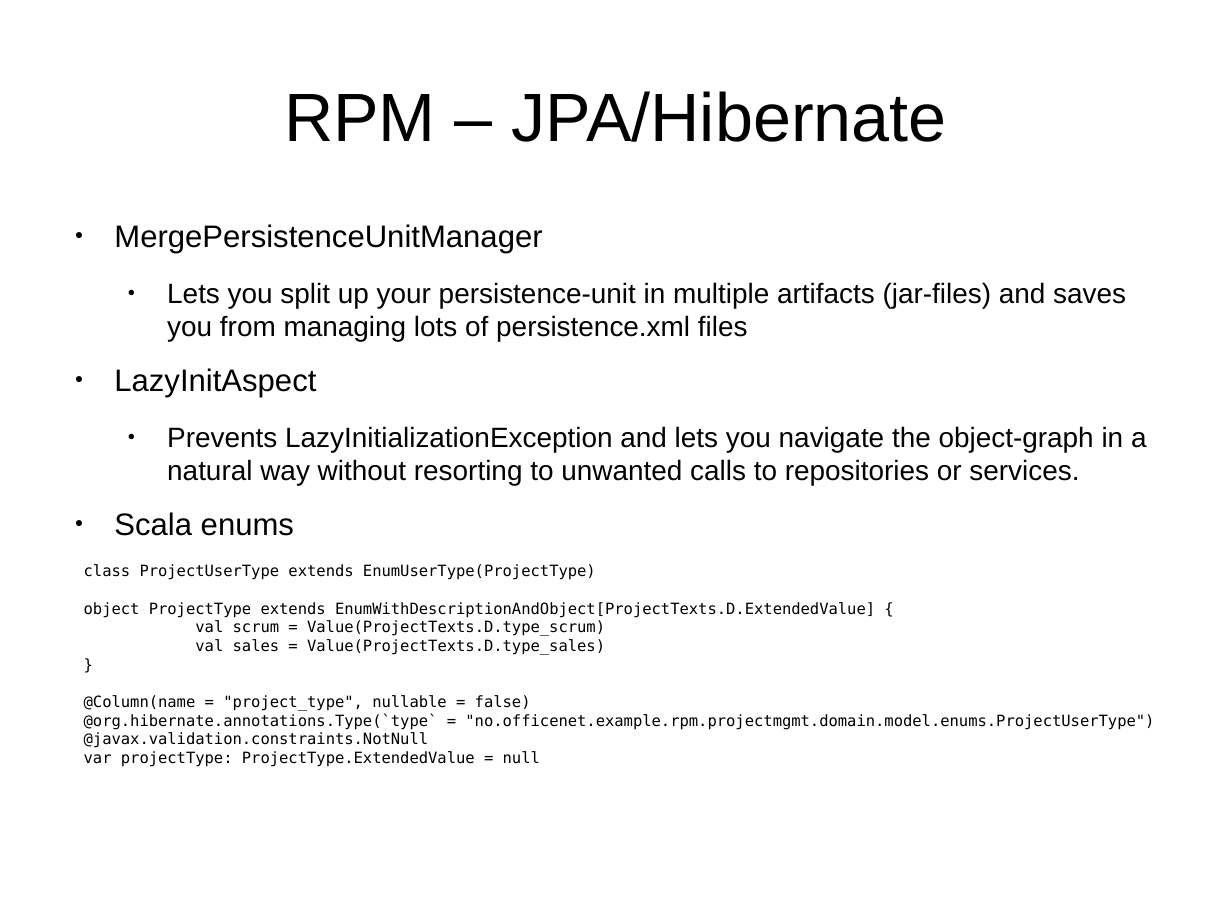
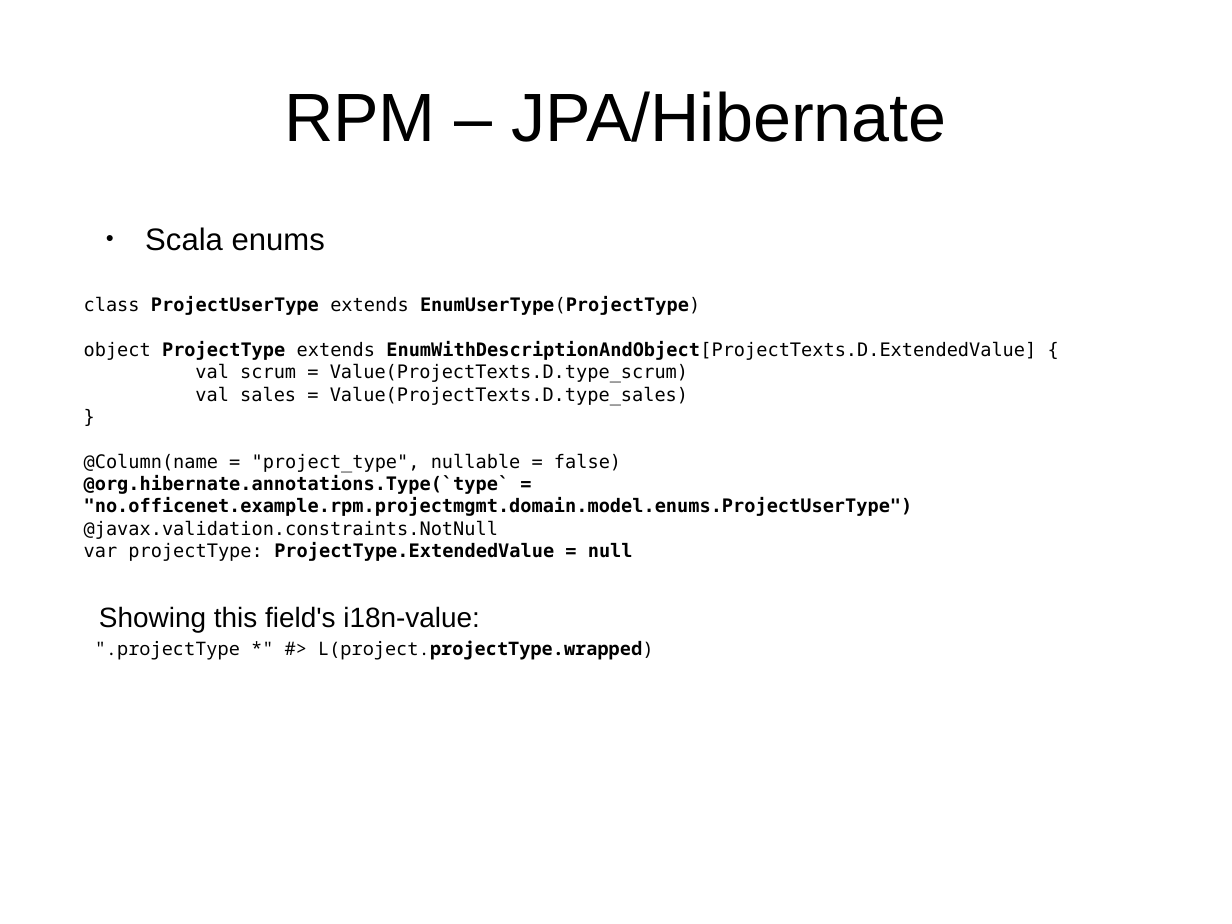
Before and after one commit to andreak/slol-2011, a slide deck: slide 27 of Scala-LiftOff-2011-lift-from-jee-perspective.odp (slide 25 before the commit). Drawn at 1232x924 pixels with LibreOffice and Linux fonts; fonts in the diff are those of the drawing. Boxes give left, top, right and bottom in pixels: in the first picture for what was removed or moved away, otherwise in the second. Text is boxed around its words. In the diff, an @@ line names an element or a change of style, - is before the commit and + after.

```diff
--- a/Scala-LiftOff-2011-lift-from-jee-perspective.odp
+++ b/Scala-LiftOff-2011-lift-from-jee-perspective.odp
@@ text removed at box(114, 224, 1147, 536) @@
-● MergePersistenceUnitManager
-  ● Lets you split up your persistence-unit in multiple artifacts (jar-files) and saves you from managing lots of persistence.xml files
-● LazyInitAspect
-  ● Prevents LazyInitializationException and lets you navigate the object-graph in a natural way without resorting to unwanted calls to repositories or services.
-● Scala enums
@@ text added at box(145, 227, 325, 251), 20 pt, text #000000 @@
+● Scala enums
@@ text "class ProjectUserType extends EnumUserType(ProjectType)": place and size @@
-text "class ProjectUserType extends EnumUserType(ProjectType)" at box(84, 564, 1154, 767)
+text "class ProjectUserType extends EnumUserType(ProjectType)" at box(84, 296, 1036, 561)
@@ text "class ProjectUserType extends EnumUserType(ProjectType)" at box(84, 296, 1036, 561): size 10 to 12 pt; bold on in "ProjectUserType EnumUserType(ProjectType)", "ProjectType EnumWithDescriptionAndObject[ProjectTexts.D.Exte ...", "@org.hibernate.annotations.Type(`type` = "no.officenet.examp ...", "ProjectType.ExtendedValue = null" @@
@@ text added at box(99, 606, 480, 632), 18 pt, text #000000 @@
+Showing this field's i18n-value:
@@ text added at box(95, 640, 653, 660), 12 pt, text #000000 @@
+".projectType *" #> L(project.projectType.wrapped)
```
Also in this commit, not shown: 24 other slides changed, 6 slides added, 4 slides removed.
